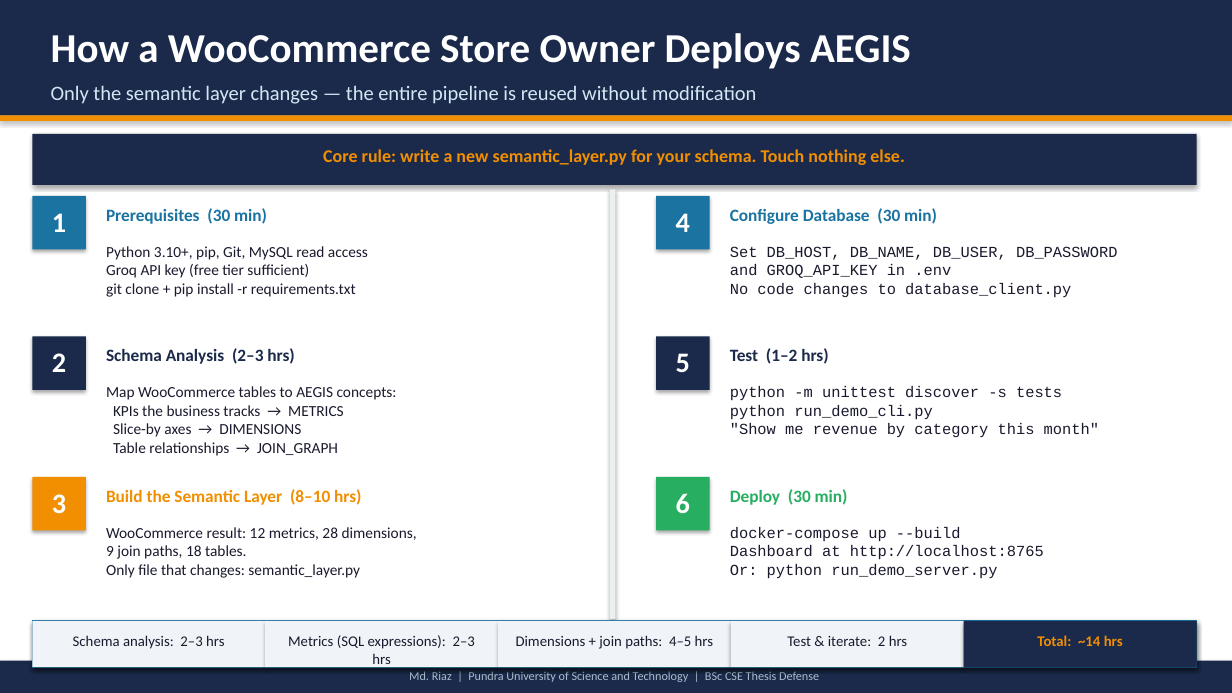
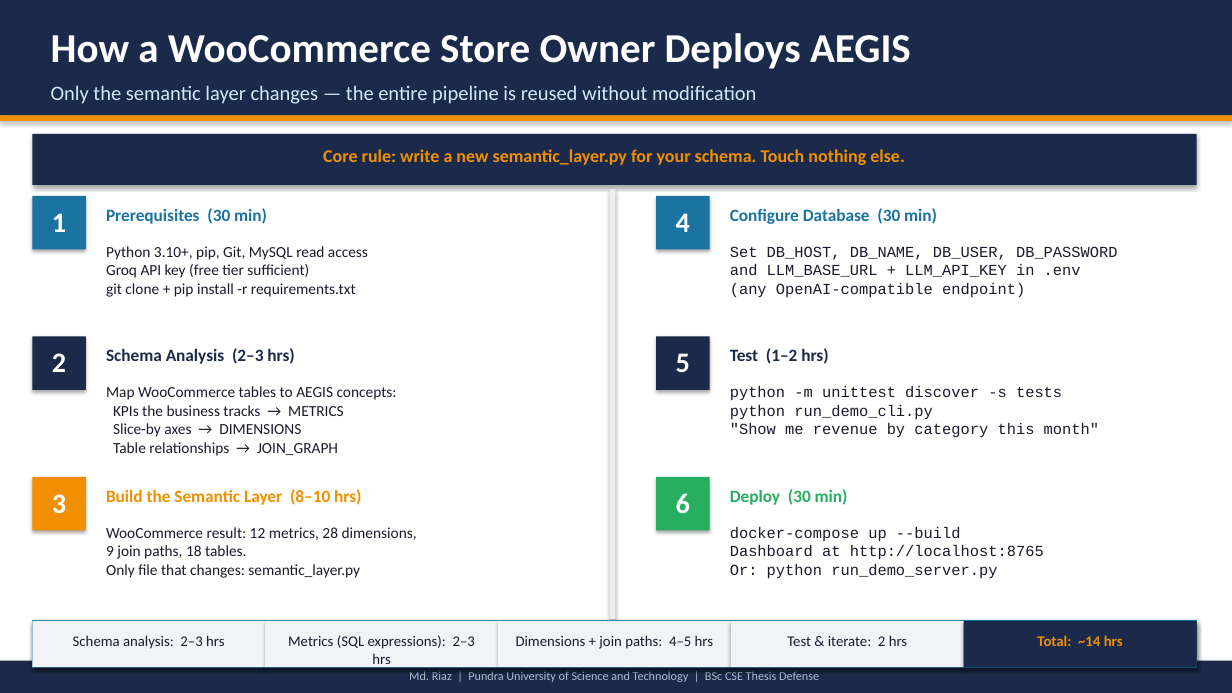
Before and after one commit to md-riaz/AEGIS-Research, a slide deck: slide 18 of docs/AEGIS_Thesis_Defense.pptx (slide 17 before the commit). Drawn at 1232x693 pixels with LibreOffice and Linux fonts; fonts in the diff are those of the drawing. Boxes give left, top, right and bottom in pixels: in the first picture for what was removed or moved away, otherwise in the second. Text is boxed around its words. In the diff, an @@ line names an element or a change of style, - is before the commit and + after.

```diff
--- a/docs/AEGIS_Thesis_Defense.pptx
+++ b/docs/AEGIS_Thesis_Defense.pptx
@@ text at (730,246,1118,298): text changed @@
-Set DB_HOST, DB_NAME, DB_USER, DB_PASSWORD
-and GROQ_API_KEY in .env
-No code changes to database_client.py
+Set DB_HOST, DB_NAME, DB_USER, DB_PASSWORD
+and LLM_BASE_URL + LLM_API_KEY in .env
+(any OpenAI-compatible endpoint)
```
Also in this commit, not shown: 5 other slides changed, 1 slide added, 5 other files.
